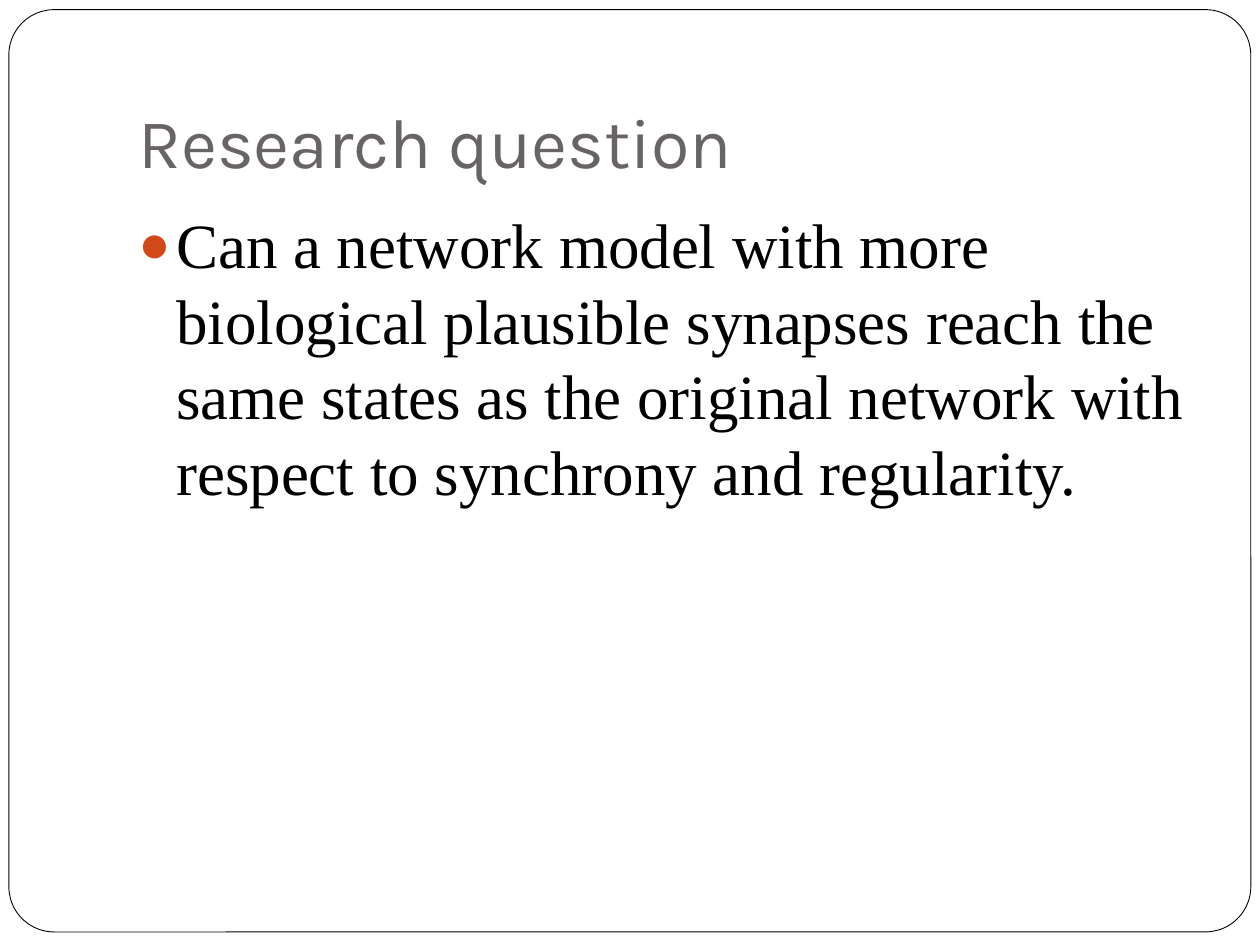
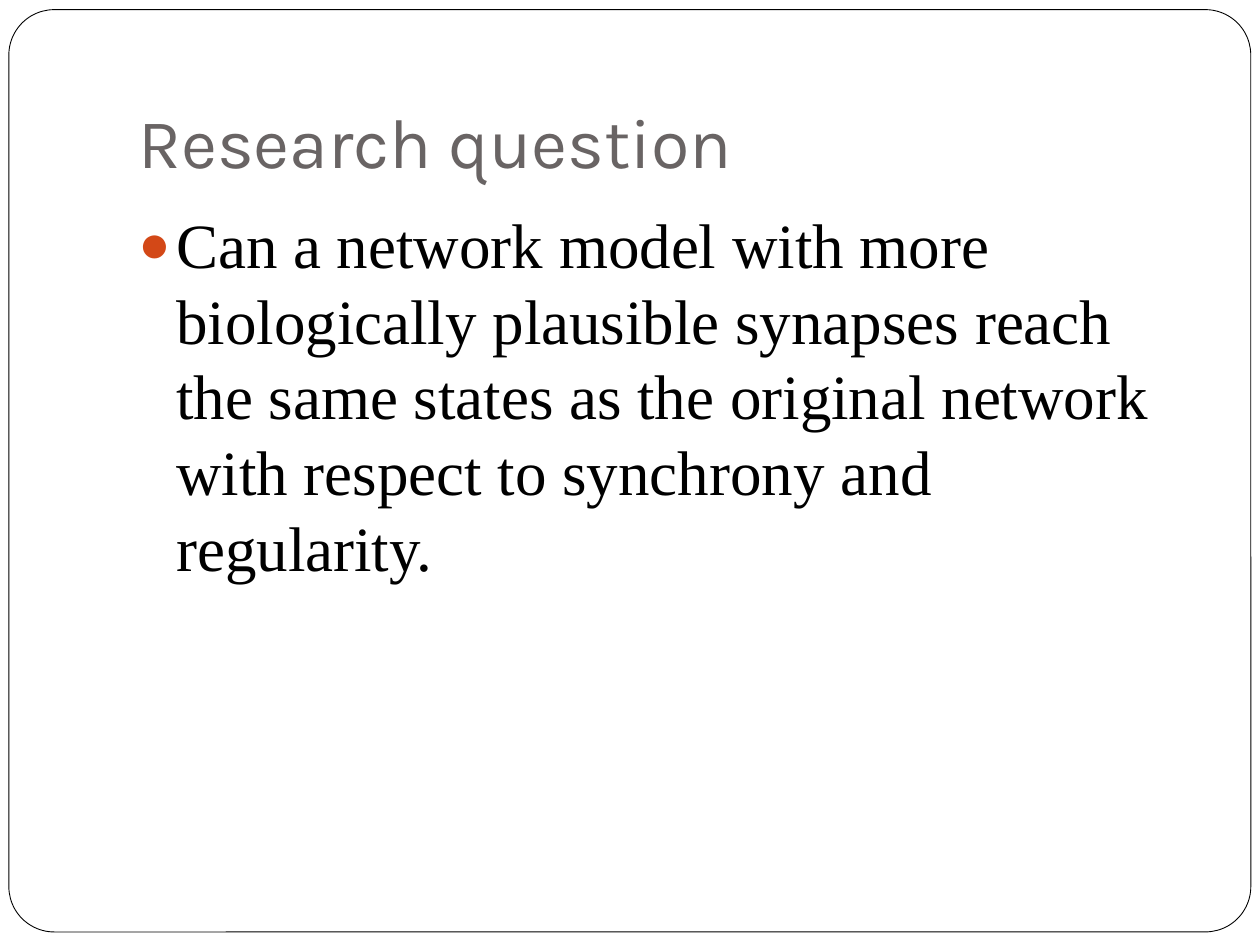
Before and after one commit to jiribrummer/Balanced_network, a slide deck: slide 10 of Final presentation bachelor thesis Jiri Brummer - dynamics of balanced network.pptx (slide 11 before the commit). Drawn at 1260x945 pixels with LibreOffice and Linux fonts; fonts in the diff are those of the drawing. Boxes give left, top, right and bottom in pixels: in the first picture for what was removed or moved away, otherwise in the second. Text is boxed around its words. In the diff, an @@ line names an element or a change of style, - is before the commit and + after.

```diff
--- a/Final presentation bachelor thesis Jiri Brummer - dynamics of balanced network.pptx
+++ b/Final presentation bachelor thesis Jiri Brummer - dynamics of balanced network.pptx
@@ text at [176, 224, 1148, 583]: text changed @@
-● Can a network model with more biological plausible synapses reach the same states as the original network with respect to synchrony and regularity.
+● Can a network model with more biologically plausible synapses reach the same states as the original network with respect to synchrony and regularity.
```
Also in this commit, not shown: 15 other slides changed, 2 slides added, 11 other files.
